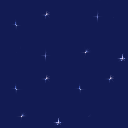
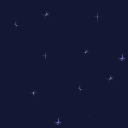
Layer changes from the first 128px x 128px image to the second:
painted on "Layer" over [0, 0, 128, 128]
